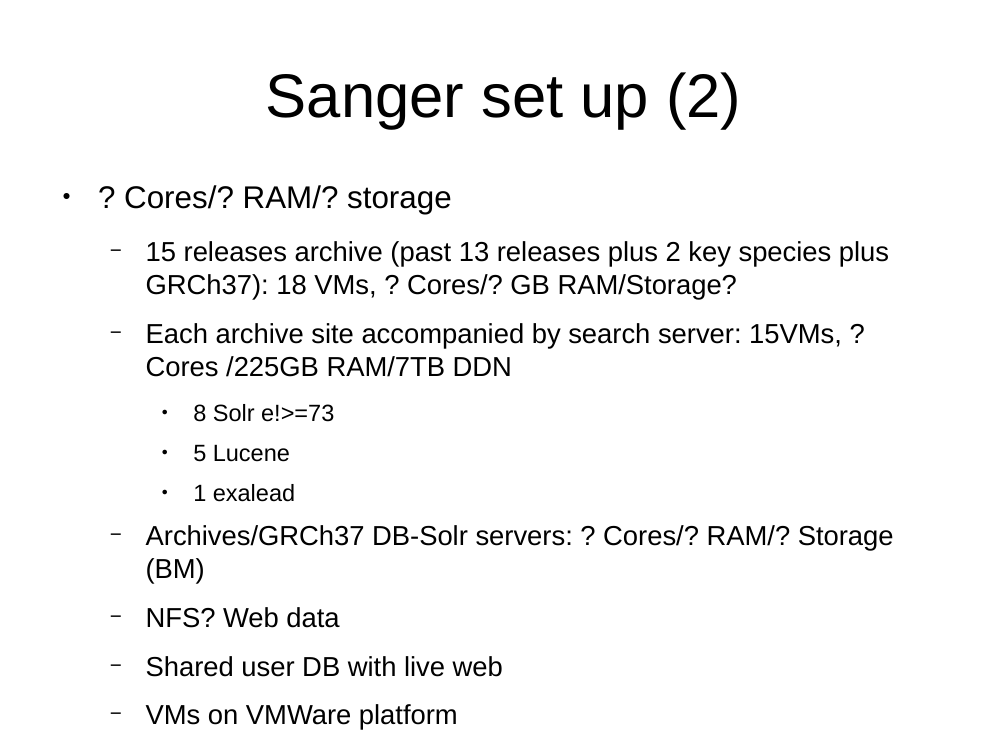
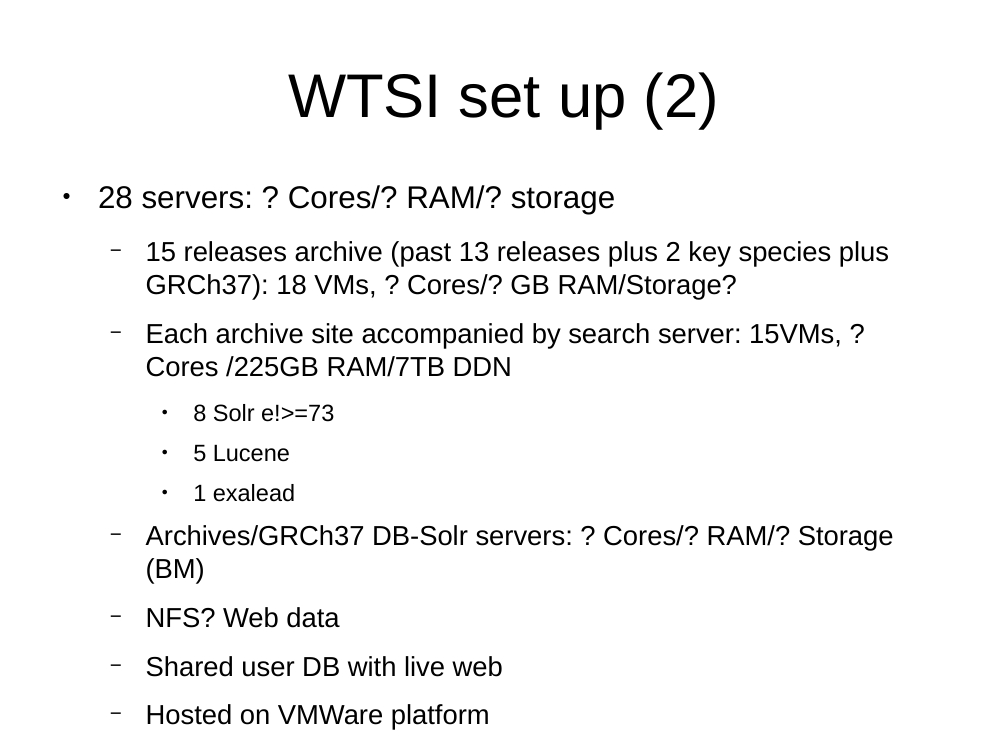
Before and after one commit to avullo/ensembl-migration-pm, a slide deck: slide 11 of data-review-10-16/talk.odp (slide 7 before the commit). Drawn at 1008x756 pixels with LibreOffice and Linux fonts; fonts in the diff are those of the drawing; background and template pictures are left out. Boxes give left, top, right and bottom in pixels: in the first picture for what was removed or moved away, otherwise in the second. Text is boxed around its words. In the diff, an @@ line names an element or a change of style, - is before the commit and + after.

```diff
--- a/data-review-10-16/talk.odp
+++ b/data-review-10-16/talk.odp
@@ title at [288,72,719,129]: text changed @@
-Sanger set up (2)
+WTSI set up (2)
@@ text at [98,185,616,214]: text changed @@
-● ? Cores/? RAM/? storage
+● 28 servers: ? Cores/? RAM/? storage
@@ text at [146,704,490,730]: text changed @@
-  − VMs on VMWare platform
+  − Hosted on VMWare platform
```
Also in this commit, not shown: 6 other slides changed, 6 slides added, 4 slides removed.
